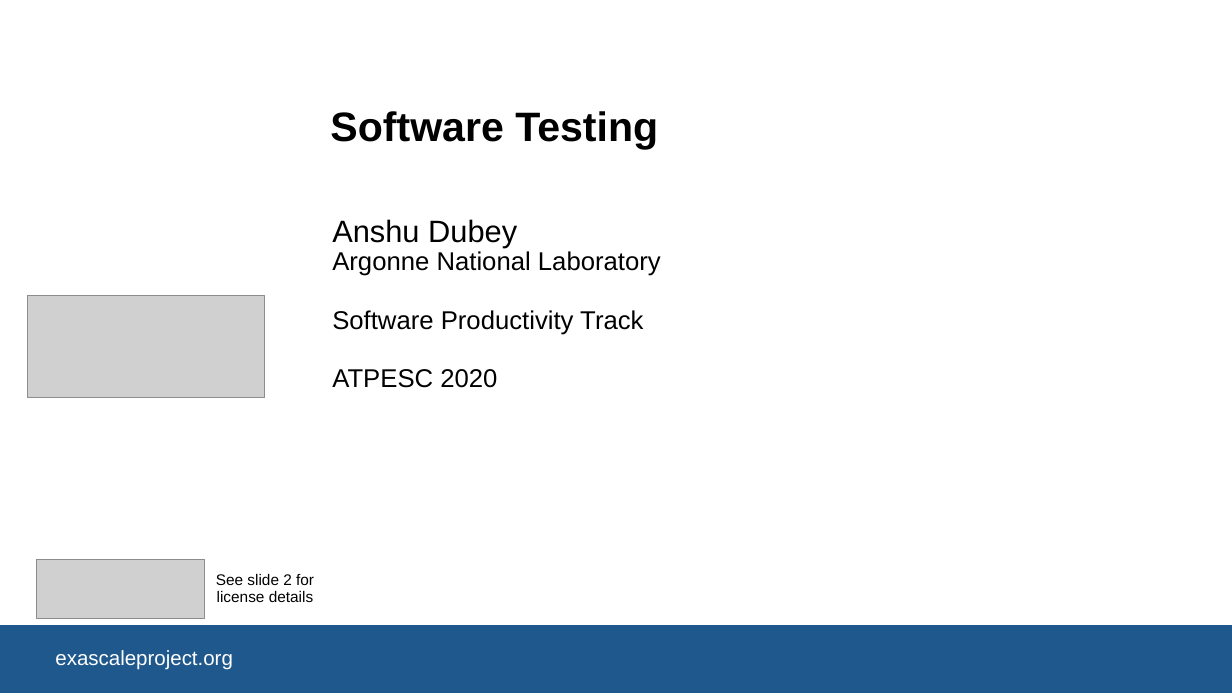
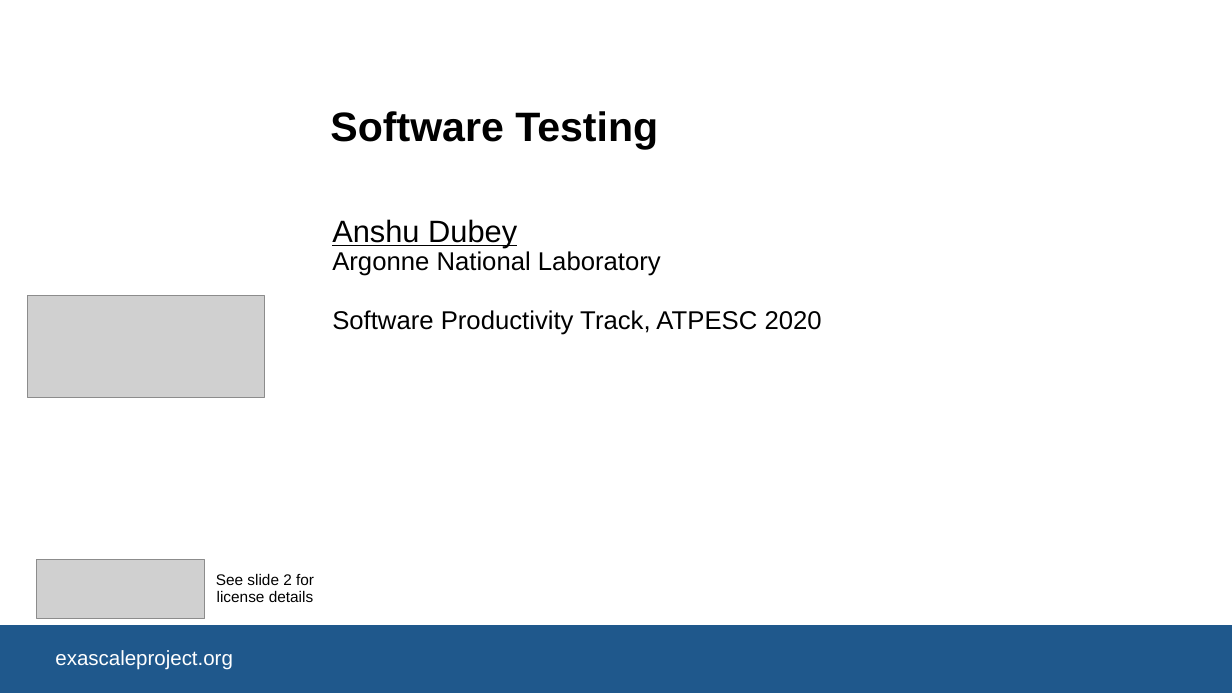
Before and after one commit to betterscientificsoftware/bssw-tutorial, a slide deck: slide 1 of presentations/05-testing.pptx. Drawn at 1232x693 pixels with LibreOffice and Linux fonts; fonts in the diff are those of the drawing; grey boxes stand for pictures; background and template pictures are left out. Boxes give left, top, right and bottom in pixels: in the first picture for what was removed or moved away, otherwise in the second. Text is boxed around its words. In the diff, an @@ line names an element or a change of style, - is before the commit and + after.

Commit message:
Update Anshu's slides

```diff
--- a/presentations/05-testing.pptx
+++ b/presentations/05-testing.pptx
@@ subtitle at <box>332,219,661,276</box>: underline on in "Anshu Dubey" @@
@@ subtitle at <box>332,310,822,335</box>: text changed @@
-Software Productivity Track
-ATPESC 2020
+Software Productivity Track, ATPESC 2020
```
Also in this commit, not shown: 2 other slides changed, 1 slide removed, 1 other file.
